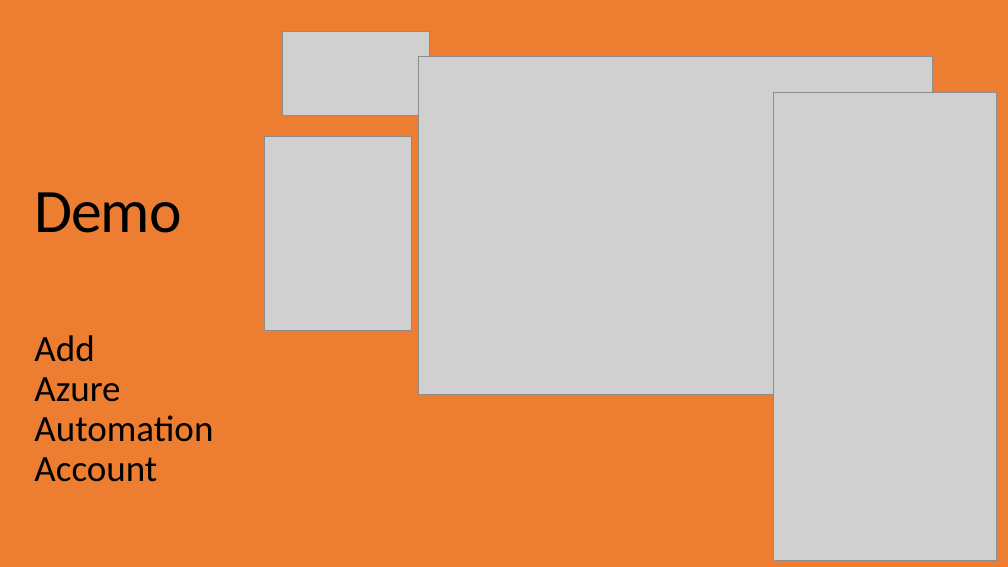
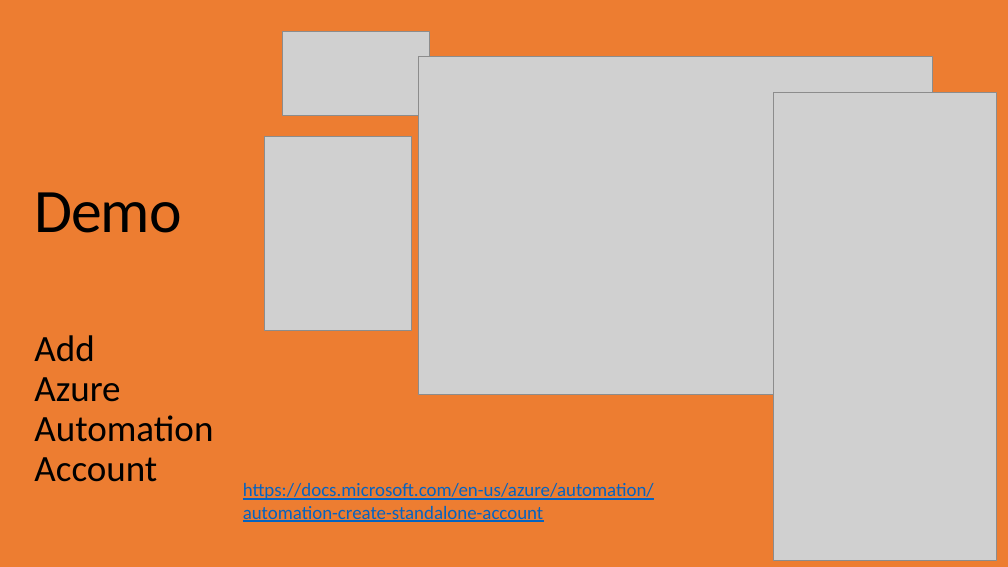
Before and after one commit to dstolts/70-534, a slide deck: slide 42 of Presentations/70-534 6-Monitoring-Dan (.2.3.5).pptx (slide 41 before the commit). Drawn at 1008x567 pixels with LibreOffice and Linux fonts; fonts in the diff are those of the drawing; grey boxes stand for pictures; background and template pictures are left out. Boxes give left, top, right and bottom in pixels: in the first picture for what was removed or moved away, otherwise in the second. Text is boxed around its words. In the diff, an @@ line names an element or a change of style, - is before the commit and + after.

```diff
--- a/Presentations/70-534 6-Monitoring-Dan (.2.3.5).pptx
+++ b/Presentations/70-534 6-Monitoring-Dan (.2.3.5).pptx
@@ text added at [243, 483, 654, 522], 18 pt, text #0563C1, underline @@
+https://docs.microsoft.com/en-us/azure/automation/automation-create-standalone-account
```
Also in this commit, not shown: 3 other slides changed, 3 slides added, 6 other files.
